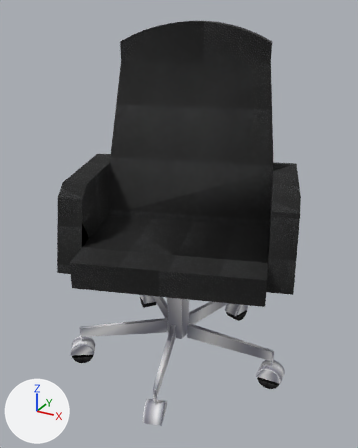
A saved change to the OBJ model ProyectoFinal/ProyectoFinal/Models/silla/silla.obj.
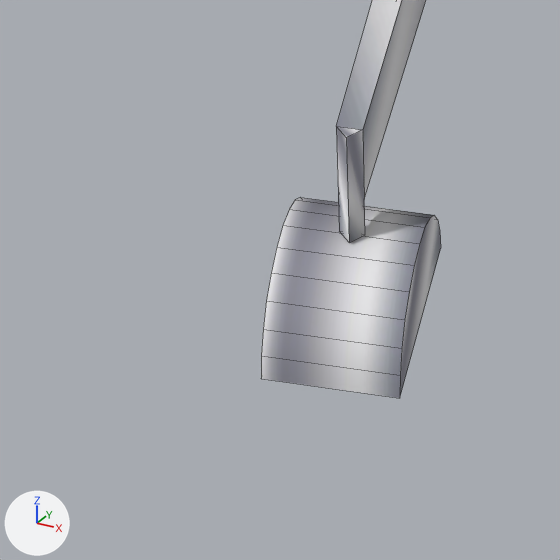
Each version appears first whole from a 50 mm camera at (0.744, -1.342, 1.212) aimed at (-0.012, 0.032, 0.525), and next in a close-up on the part from 30% to 51% of the width and 83% to 100% of the height. The lights are fixed; the arrows at lower left show +X, +Y and +Z. The close-ups show mesh edges as thin lines. Where no turn or scale is listed for an object, it has been applied to the vertices.

Names of what the first close-up shows: 'silla'.
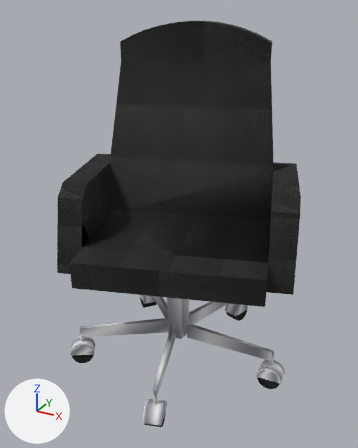
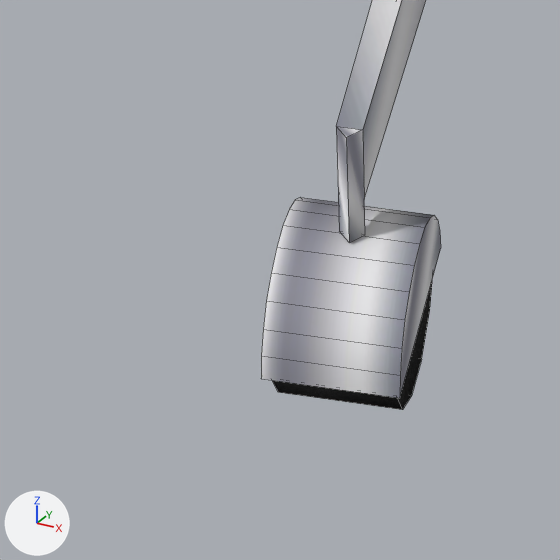
Changed parts and their boxes [x1, y1, x2, y2] in the close-ups (560 x 560 px):
'silla', reshaped
    before: [261, 0, 441, 398]
    after: [261, 0, 441, 410]
part 1 of me_silla, added (black)
    after: [272, 279, 433, 410]

Patch to the scene script:
```diff
--- a/ProyectoFinal/ProyectoFinal/Models/silla/silla.obj.py
+++ b/ProyectoFinal/ProyectoFinal/Models/silla/silla.obj.py
@@ me_silla @@
 # used by ob_silla; location = (0.0, 0.0, 0.0)
-me_silla.from_pydata(...)  # 315 vertices, 261 faces; spans x -0.477..0.414, y -0.39..0.491, z 0.005..1.163
+me_silla.from_pydata(...)  # 329 vertices, 268 faces; spans x -0.477..0.414, y -0.39..0.491, z 0.005..1.163
+# me_silla part 1: a new loose piece of 14 vertices spanning x 0.071..0.146, y -0.385..-0.295, z 0.014..0.053, in mat_silla_phong6sg
 me_silla.materials.append(mat_silla_phong1sg)
```
